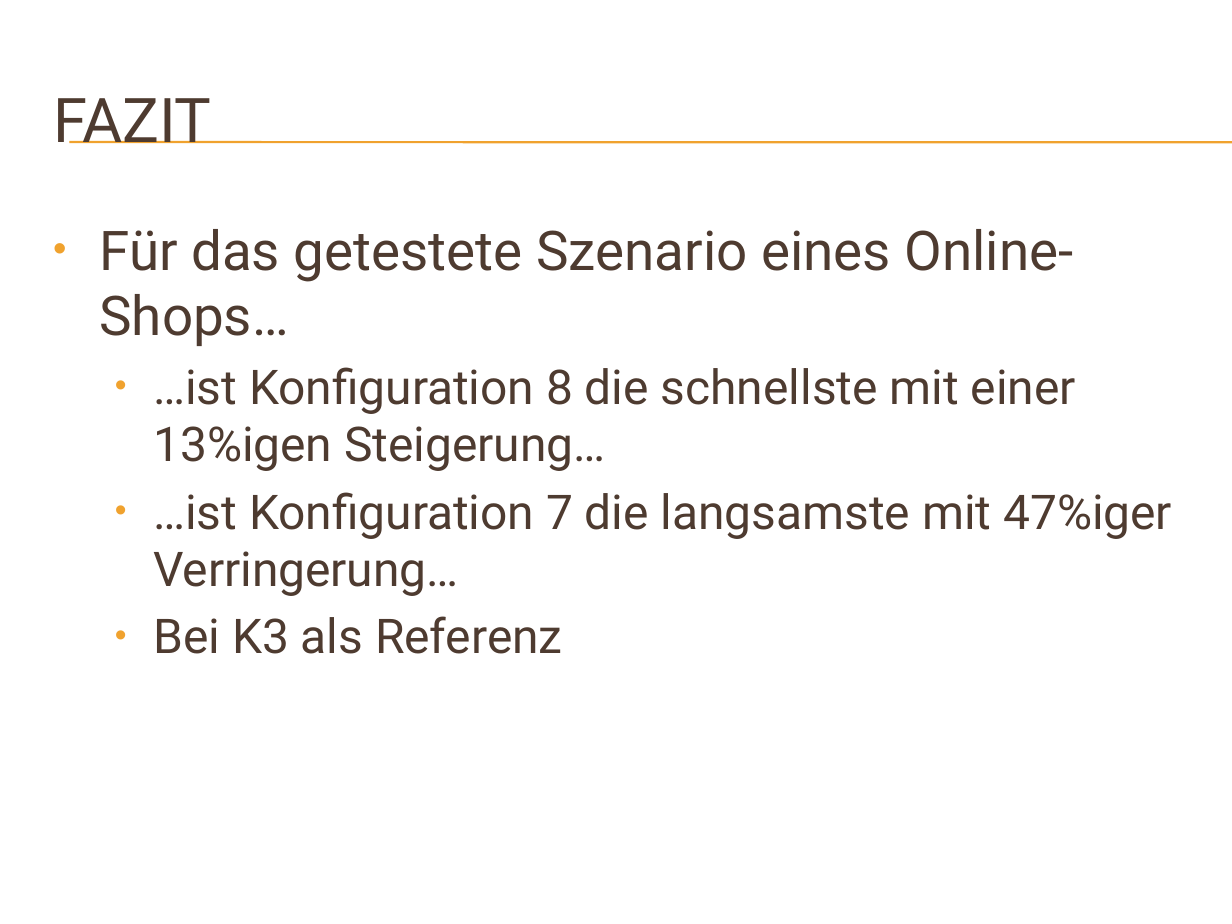
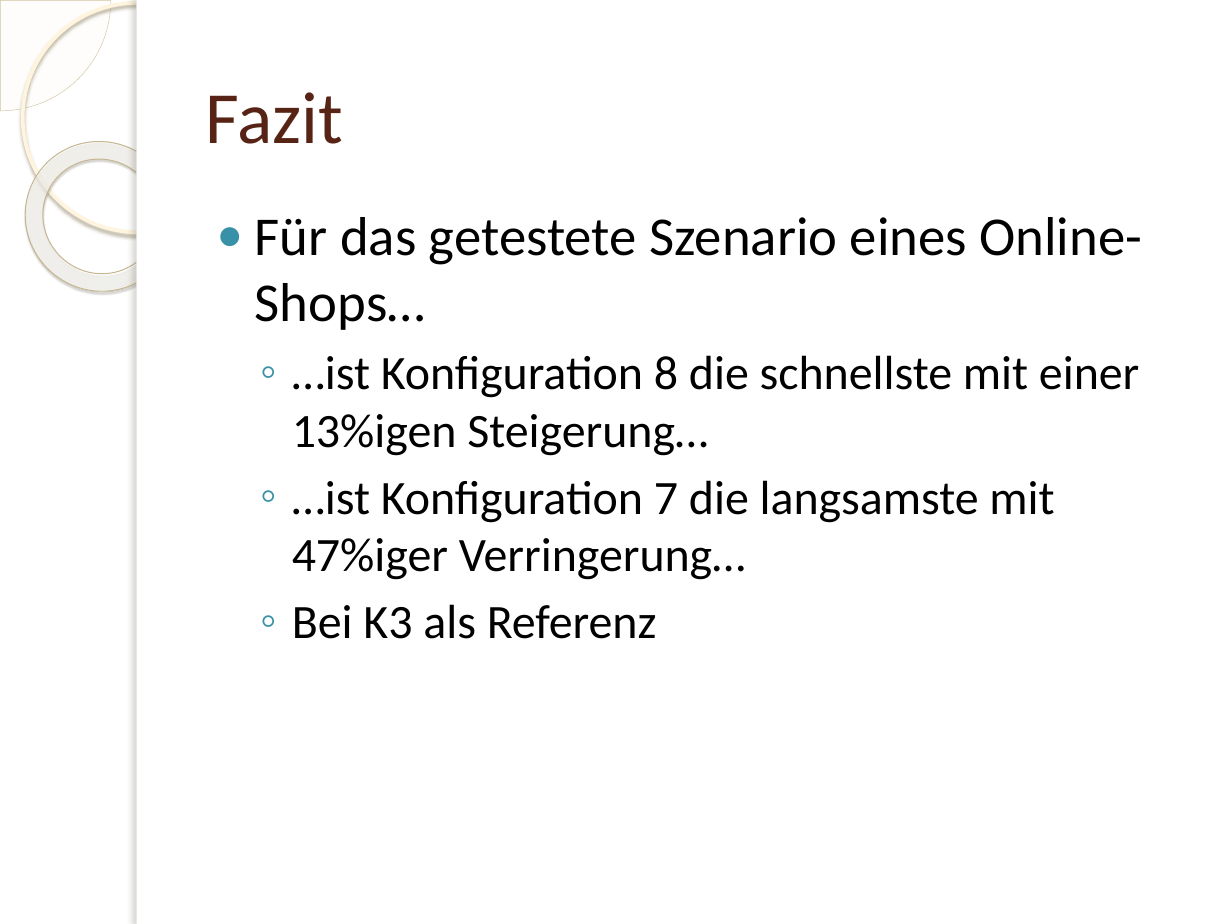
Before and after one commit to rinkdotrink/DB-olap-master-IIm11, a slide deck: slide 15 of Beleg/Praese.pptx (slide 16 before the commit). Drawn at 1232x924 pixels with LibreOffice and Linux fonts; fonts in the diff are those of the drawing; background and template pictures are left out. Boxes give left, top, right and bottom in pixels: in the first picture for what was removed or moved away, otherwise in the second. Text is boxed around its words. In the diff, an @@ line names an element or a change of style, - is before the commit and + after.

```diff
--- a/Beleg/Praese.pptx
+++ b/Beleg/Praese.pptx
@@ pie slice (boxed as its full ellipse) added at [0, 0, 111, 111], fill #FEFAF4 at 33% opacity, outline #D3C39F 0.25 pt @@
@@ ellipse added at [22, 2, 251, 232], outline #FFF5DE 2.15 pt @@
@@ rectangle added at [137, 0, 1232, 924], fill #FFFFFF @@
@@ rectangle added at [137, 0, 147, 924], fill #FFFFFF @@
@@ donut added at [0, 111, 206, 322], fill gradient #FFFCF6 to #FFFEFB to #F0D28E, outline #C7B893 0.58 pt @@
@@ title at [206, 92, 344, 144]: text changed; size 36 to 43 pt; font Roboto to Calibri; text colour #4E3B30 to #572314 @@
-FAZIT
+Fazit
@@ line removed from (69, 142) to (1232, 142) @@
@@ line removed from (69, 143) to (1232, 143) @@
@@ text "Für das getestete Szenario eines ...": place and size @@
-text "Für das getestete Szenario eines ..." at [99, 229, 1172, 654]
+text "Für das getestete Szenario eines ..." at [255, 217, 1142, 639]
@@ text "Für das getestete Szenario eines ..." at [255, 217, 1142, 639]: font Roboto to Calibri, text colour #4E3B30 to #000000; bullet • to ●; bullet colour #F0A22E to #3891A7; bullet • to ◦ @@
```
Also in this commit, not shown: 13 other slides changed, 2 slides added, 2 slides removed.
